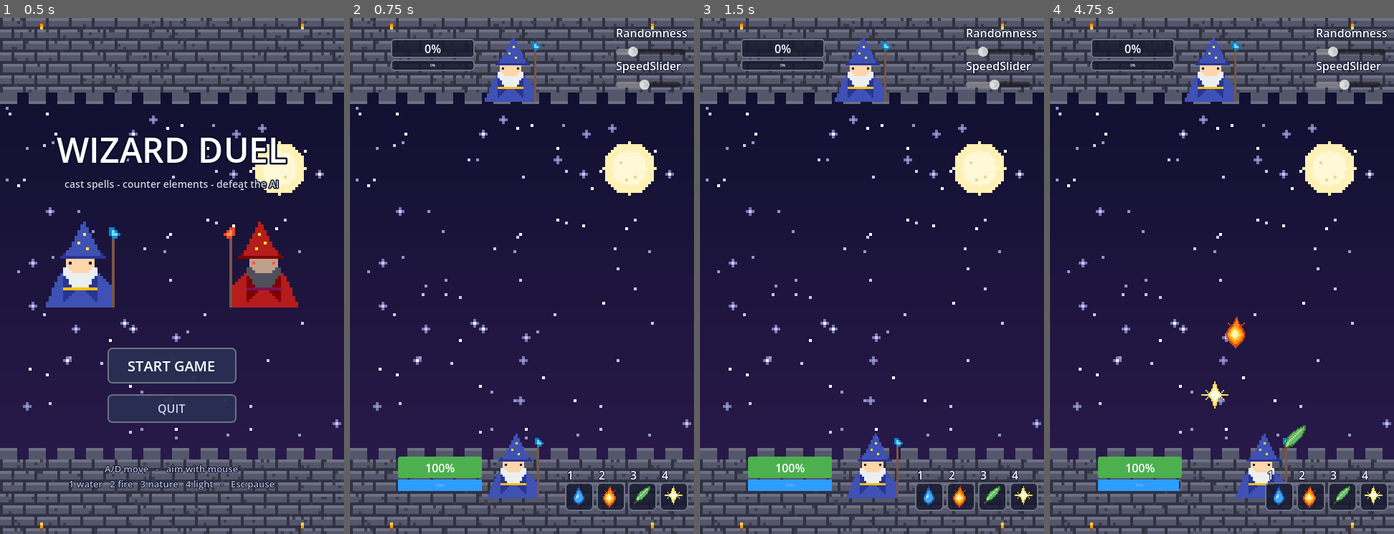
Above: before the commit, frames 1-4 (left to right).
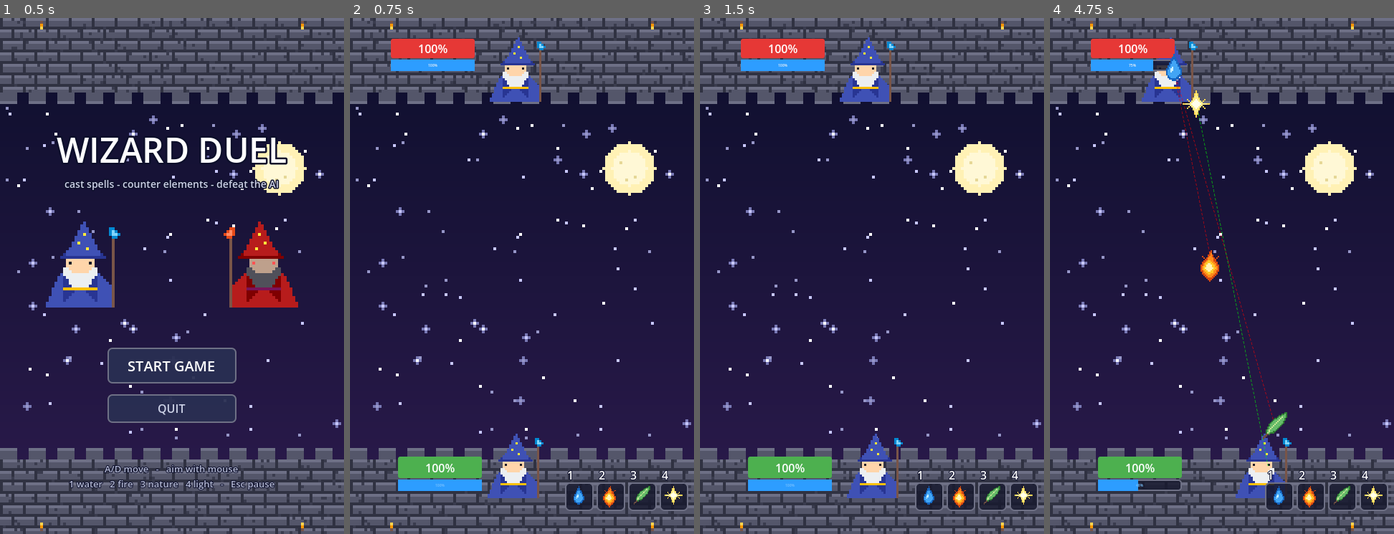
Above: after the commit, the same moments.

Repository: togewolf/computer_games_end_project
Game: Godot game, scene res://MainMenu.tscn
Same seed, same stepped clock (60 frames per second), same inputs: the game is played once before the commit and once after it.
Inputs (mouse positions are in pixels of both pictures, inside the frame that each line leads up to):
- Up to frame 1 (0.5 s): no input
- Up to frame 2 (0.75 s): click "START GAME" at 0.5 s
- Up to frame 3 (1.5 s): tap Enter at 1.25 s; move the mouse to (947, 250) at 1.27 s; hold D (move_right) from 1.28 s (still down); tap 7 (speed_faster) at 1.35 s
- Up to frame 4 (4.75 s): tap 0 (targeted_mode, bound only after the commit) at 1.55, 2.1, 3.05, 4.55 s; move the mouse to (1153, 301) at 2.02 s; release D (move_right) at 2.03 s; hold A (move_left) 2.03-2.78 s; tap 7 (speed_faster) at 2.3, 3.8 s; move the mouse to (1256, 162) at 2.77 s; hold D (move_right) 2.78-4.28 s; tap 2 (cast_fire) at 2.85 s; move the mouse to (1204, 379) at 3.52 s; tap 4 (cast_light) at 3.6 s; move the mouse to (1325, 353) at 4.27 s; hold A (move_left) from 4.28 s (still down); tap 3 (cast_nature) at 4.35 s

Frame 1 is identical in both runs. In frame 2, 3.0% of the frame differs, in the area x 11-99%, y 1-17%; in frame 3, 3.0%; in frame 4, 5.6%, in the area x 11-99%, y 1-92%.
Error before the commit: Parse Error: Unexpected "Literal" in class body. (res://agent.gd:550)

Commit message:
Added mana regen, cleaned up code and fixed bugs

Diff:
--- a/Arena.tscn
+++ b/Arena.tscn
@@ -165,47 +165,6 @@
 theme_override_styles/fill = SubResource("StyleBoxFlat_jycnn")
 value = 100.0
 
-[node name="SpeedSlider" type="HSlider" parent="." unique_id=1202257815]
-offset_left = 371.0
-offset_top = 85.0
-offset_right = 461.0
-offset_bottom = 101.0
-min_value = 0.3
-max_value = 3.0
-step = 0.1
-value = 1.5
-
-[node name="Label" type="Label" parent="SpeedSlider" unique_id=127112415]
-layout_mode = 0
-offset_right = 40.0
-offset_bottom = 23.0
-offset_transform_enabled = true
-offset_transform_position = Vector2(0, -30)
-theme_override_colors/font_color = Color(1, 1, 1, 1)
-theme_override_colors/font_outline_color = Color(0.05, 0.06, 0.17, 1)
-theme_override_constants/outline_size = 4
-text = "SpeedSlider"
-
-[node name="RandomnessSlider" type="HSlider" parent="." unique_id=626330310]
-offset_left = 371.0
-offset_top = 39.0
-offset_right = 468.0
-offset_bottom = 55.0
-max_value = 1.0
-step = 0.01
-value = 0.2
-
-[node name="Label" type="Label" parent="RandomnessSlider" unique_id=43656480]
-layout_mode = 0
-offset_right = 40.0
-offset_bottom = 23.0
-offset_transform_enabled = true
-offset_transform_position = Vector2(0, -30)
-theme_override_colors/font_color = Color(1, 1, 1, 1)
-theme_override_colors/font_outline_color = Color(0.05, 0.06, 0.17, 1)
-theme_override_constants/outline_size = 4
-text = "Randomness"
-
 [node name="SpellSlot1" type="Panel" parent="." unique_id=1912450341]
 offset_left = 300.0
 offset_top = 648.0
--- a/Globals.gd
+++ b/Globals.gd
@@ -72,7 +72,7 @@
 	ProjectileSpeed.FASTEST : 200
 }
 
-const BASE_MULTIPLIER = 1.0
+const BASE_MULTIPLIER = 5.0
 
 func get_spell_cost(intent : SpellDescriptor) -> float:
 	return ELEMENT_SPELL_COST[intent.element] * BASE_MULTIPLIER * PROJECTILE_MODE_COSTS[intent.mode] * PROJECTILE_SPEED_COSTS[intent.speed]
--- a/agent.gd
+++ b/agent.gd
@@ -1,8 +1,6 @@
 extends Wizard
 
-@onready var agent_timer = Timer.new()
-@onready var speed_slider = $"../SpeedSlider"
-@onready var randomness_slider = $"../RandomnessSlider"
+
 @onready var perception_area = $PerceptionArea
 
 var handled_threats : Array[HandledThreat] = []
@@ -64,14 +62,7 @@
 	super()
 
 	wizard_width = shape.shape.radius * 2.0 * scale.x
-	print( "Wizard width: ", wizard_width )
-
-	# Setup Agent AI Timer
-	add_child(agent_timer)
 	self.is_player = false
-	agent_timer.timeout.connect(_agent_ai_tick)
-	agent_timer.start(speed_slider.value)
-	speed_slider.value_changed.connect(func(val): agent_timer.wait_time = val)
 
 func _draw():
 	if !DEBUG_AI: return
@@ -260,43 +251,6 @@
 		# Not needed rn, but maybe later we wanna swap positions
 		elif not is_moving_up and proj_y < global_position.y:
 			handled_threats.remove_at(i)
-
-func get_threats_response():
-	# First, determine if our current threats are still valid? - gotta count from behind, so that if we remove an item we aren't losing shit
-	clear_past_threats()
-
-	# First, lets see what threats we have:
-	var threats = get_detailed_threat_list()
-
-	# We only allow one spell cast per tick here, because otherwise, it gets a lil complicated and he he'd frankly try to spam
-	var spell_intent : Globals.SpellIntent = null
-
-	while(spell_intent == null && threats.size() > 0):
-		var priority_threat = threats.pop_front()
-
-		# Are we currently trying to evade something already?
-		if ( evasion_target_x == INF ):
-			# We do not need to parry it maybe
-			# Best course of action is usually to avoid first
-			var escape_spot : float = INF
-			print("We wanna go to ", escape_spot)
-			if escape_spot != INF:
-				evasion_target_x = escape_spot # We can evade it, let's do that instead
-				handled_threats.push_back(HandledThreat.new(priority_threat.projectile, THREAT_RESPONSE.EVADE, 1, escape_spot))
-			else:
-				spell_intent = decide_on_parry_spell(priority_threat)
-				if (spell_intent != null):
-					handled_threats.push_back(HandledThreat.new(priority_threat.projectile, THREAT_RESPONSE.PARRY, 1, escape_spot))
-				else:
-					handled_threats.push_back(HandledThreat.new(priority_threat.projectile, THREAT_RESPONSE.ACCEPT_DAMAGE, 1, escape_spot))
-		else:
-			spell_intent = decide_on_parry_spell(priority_threat)
-			if (spell_intent != null):
-				handled_threats.push_back(HandledThreat.new(priority_threat.projectile, THREAT_RESPONSE.PARRY, 1, INF))
-			else:
-				handled_threats.push_back(HandledThreat.new(priority_threat.projectile, THREAT_RESPONSE.ACCEPT_DAMAGE, 1, INF))
-
-	return spell_intent
 
 func evaluate_combat_state(threats: Array[IncomingThreatData]) -> Dictionary:
 	var reaction_window = INF # Only care about spells hitting in the next 1.5s
@@ -546,11 +500,9 @@
 
 	# Else, stand ground and parry the most immediate threat.
 	debug_safe_target = INF
-	local_threats.sort_custom(func(a,b): return a.distance < b.distance)
-1	return {"action": "parry", "parry_target": local_threats[0]}
+	return {"action": "parry", "parry_target": threats[0]}
 
 #endregion
-
 func _agent_ai_tick():
 	return
 	# Defense first! Do we need to repsond to incoming threats?
--- a/arena.gd
+++ b/arena.gd
@@ -45,7 +45,7 @@
 
 	if Input.is_action_just_pressed("speed_normal"):
 		current_speed = Globals.ProjectileSpeed.NORMAL
-	elif Input.is_action_just_pressed("speed__faster"):
+	elif Input.is_action_just_pressed("speed_faster"):
 		current_speed = Globals.ProjectileSpeed.FASTER
 	elif Input.is_action_just_pressed("speed_fastest"):
 		current_speed = Globals.ProjectileSpeed.FASTEST
--- a/player.gd
+++ b/player.gd
@@ -1,10 +1,7 @@
 extends Wizard
-
-
 # Called when the node enters the scene tree for the first time.
 func _ready() -> void:
 	super()
-
 
 # Called every frame. 'delta' is the elapsed time since the previous frame.
 func _process(delta: float) -> void:
--- a/project.godot
+++ b/project.godot
@@ -83,7 +83,7 @@
 "events": [Object(InputEventKey,"resource_local_to_scene":false,"resource_name":"","device":-1,"window_id":0,"alt_press …(191 unchanged characters)…
 ]
 }
-"targeted mode"={
+targeted_mode={
 "deadzone": 0.2,
 "events": [Object(InputEventKey,"resource_local_to_scene":false,"resource_name":"","device":-1,"window_id":0,"alt_press …(191 unchanged characters)…
 ]
--- a/projectile.gd
+++ b/projectile.gd
@@ -20,8 +20,13 @@
 	area_entered.connect(_on_area_entered)
 
 func _draw():
-	if(mode == Globals.ProjectileMode.TARGETED and !is_player_owned):
-		draw_dashed_line(to_local(caster.opponent.global_position), to_local(global_position), Color.from_rgba8(255, 0, 0, 128), 1, 3, false, true)
+	if(mode == Globals.ProjectileMode.TARGETED):
+		var color = Color.DEEP_PINK;
+		if is_player_owned:
+			color = Color.from_rgba8(255, 0, 0, 128)
+		else:
+			color = Color.from_rgba8(0, 255, 0, 128)
+		draw_dashed_line(to_local(caster.opponent.global_position), to_local(global_position), color, 1, 3, false, true)
 
 func _process(delta):
 	if (mode == Globals.ProjectileMode.TARGETED):
--- a/wizard.gd
+++ b/wizard.gd
@@ -14,6 +14,9 @@
 var current_health: int
 var current_shield: int
 var current_mana  : float = max_mana
+var mana_regen    : float = 2.0
+
+var mana_timer = Timer.new()
 
 var projectile_scene = preload("res://Projectile.tscn")
 
@@ -21,6 +24,14 @@
 	current_health = max_health
 	current_shield = 0
 	current_mana   = max_mana
+	add_child(mana_timer)
+	mana_timer.timeout.connect(_add_mana)
+	mana_timer.start(1)
+
+func _add_mana():
+	print("added mana")
+	current_mana = clamp( current_mana + mana_regen, 0, max_mana )
+	mana_changed.emit(current_mana)
 
 func cast_spell(spell : Globals.SpellDescriptor, target_location : Vector2):
 	var cost = Globals.get_spell_cost(spell);
Not shown: 1 places in Arena.tscn that only renumber resources
